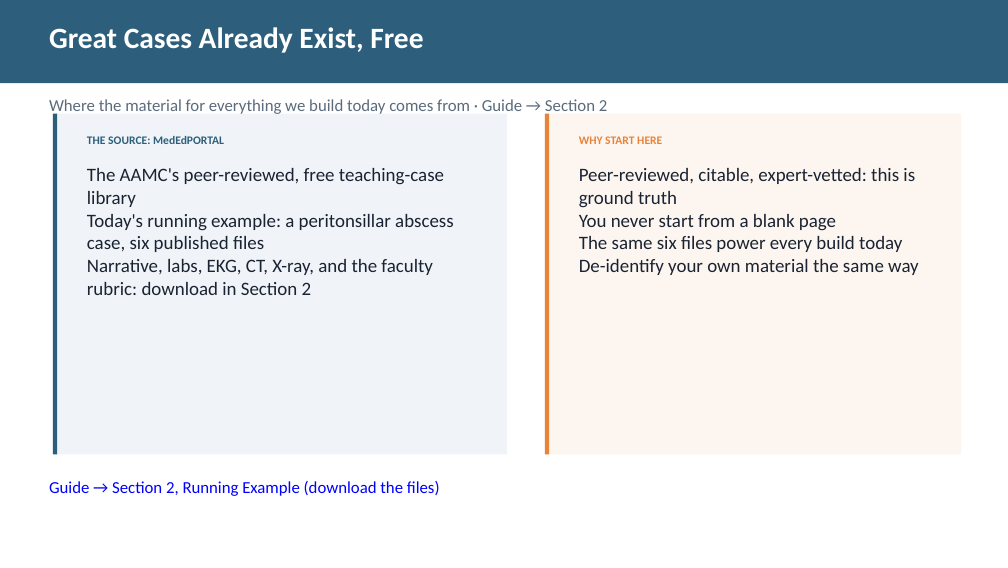
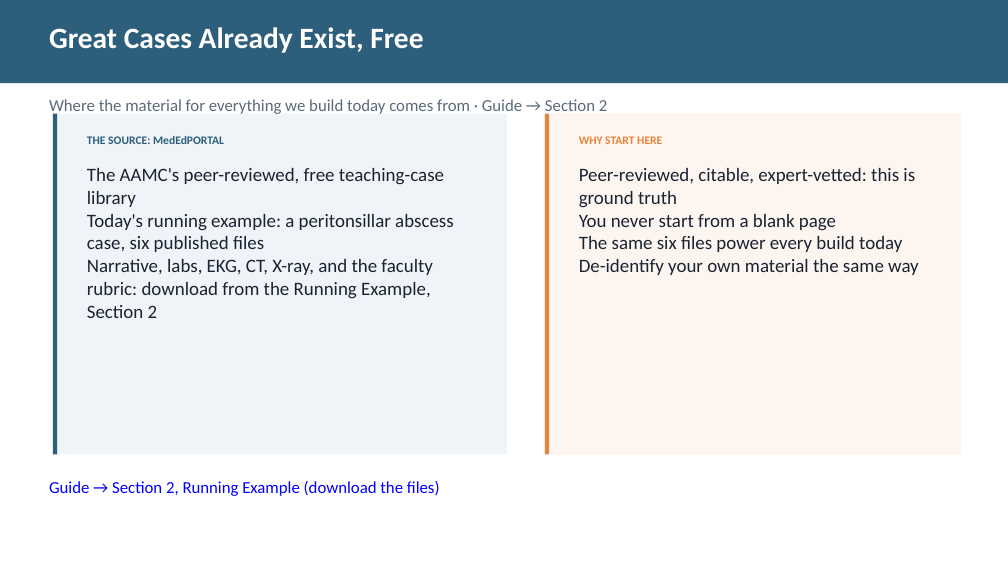
Before and after one commit to diana-brewer/digital-learning-unlocked, a slide deck: slide 4 of Digital Learning Unlocked - Slide Deck.pptx. Drawn at 1008x568 pixels with LibreOffice and Linux fonts; fonts in the diff are those of the drawing. Boxes give left, top, right and bottom in pixels: in the first picture for what was removed or moved away, otherwise in the second. Text is boxed around its words. In the diff, an @@ line names an element or a change of style, - is before the commit and + after.

```diff
--- a/Digital Learning Unlocked - Slide Deck.pptx
+++ b/Digital Learning Unlocked - Slide Deck.pptx
@@ text at [87, 259, 433, 318]: text changed @@
-Narrative, labs, EKG, CT, X-ray, and the faculty rubric: download in Section 2
+Narrative, labs, EKG, CT, X-ray, and the faculty rubric: download from the Running Example, Section 2
```
Also in this commit, not shown: 2 other files.
